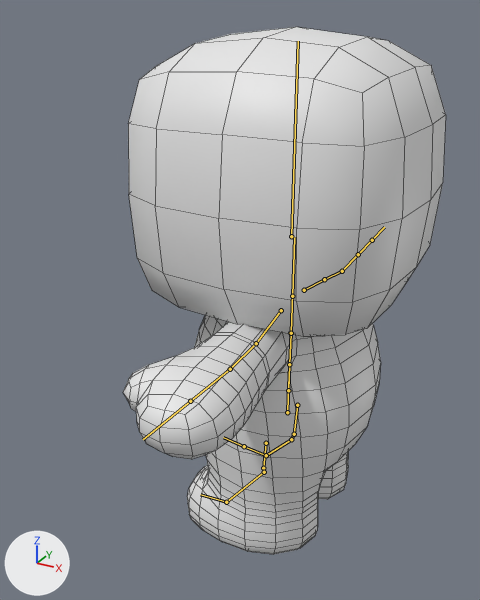
The FBX model assets/3D/models/people/char5.fbx: old version first, new version second.
Camera for both pictures: a camera (50 mm lens) standing at (0.799, -1.307, 1.611) and looking at (-0.173, 0.46, 0.727). Arrows for +X, +Y and +Z are at lower left; the lights stay in place. The picture after the commit comes second. The bones that change, and the others that lie on the model, are drawn over the model as lines. Mesh edges are drawn as thin lines.
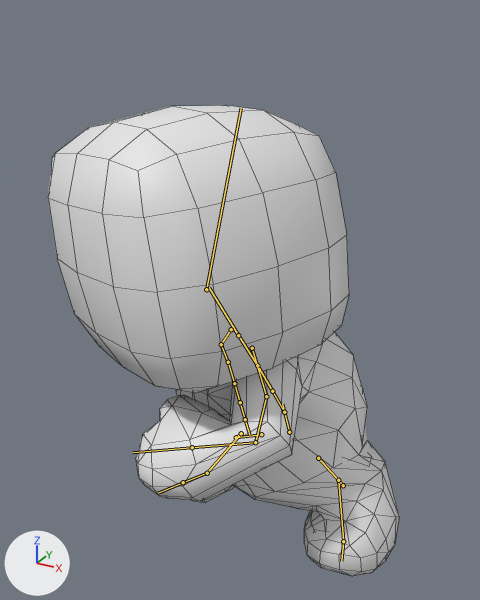
The newer file adds an action. The first version stands in its rest pose; the second is drawn at frame 6 of the action 'Armature|Armature|Armature|Armature|Armature|Armature|Armature|Armature|Armature|Armature|fail_01'.

The edits, one by one:
Bone 'mixamorig:Hips' (bone_mixamorig_hips) moves from (0.0, 0.0, 0.0) to (3.0, -34.0, -2.0).
Bone 'mixamorig:Hips' (bone_mixamorig_hips) turns from (0, 0, 0) to (32, 71, 40) degrees about its own x, y and z.
Bone 'mixamorig:Spine' (bone_mixamorig_spine) turns from (0, 0, 0) to (-6, -14, 12) degrees about its own x, y and z.
Bone 'mixamorig:Spine1' (bone_mixamorig_spine1) turns from (0, 0, 0) to (-2, -4, 1) degrees about its own x, y and z.
Bone 'mixamorig:Spine2' (bone_mixamorig_spine2) turns from (0, 0, 0) to (-2, -4, 1) degrees about its own x, y and z.
Bone 'mixamorig:Neck' (bone_mixamorig_neck) turns from (0, 0, 0) to (0, 3, -1) degrees about its own x, y and z.
Bone 'mixamorig:Head' (bone_mixamorig_head) turns from (0, 0, 0) to (-7, 21, -48) degrees about its own x, y and z.
Bone 'mixamorig:LeftShoulder' (bone_mixamorig_leftshoulder) turns from (0, 0, 0) to (13, 3, 22) degrees about its own x, y and z.
Bone 'mixamorig:LeftArm' (bone_mixamorig_leftarm) turns from (0, 0, 0) to (2, -7, 23) degrees about its own x, y and z.
Bone 'mixamorig:LeftForeArm' (bone_mixamorig_leftforearm) turns from (0, 0, 0) to (2, -7, 80) degrees about its own x, y and z.
Bone 'mixamorig:RightShoulder' (bone_mixamorig_rightshoulder) turns from (0, 0, 0) to (25, 0, -14) degrees about its own x, y and z.
Bone 'mixamorig:RightArm' (bone_mixamorig_rightarm) turns from (0, 0, 0) to (28, 21, 14) degrees about its own x, y and z.
Bone 'mixamorig:RightForeArm' (bone_mixamorig_rightforearm) turns from (0, 0, 0) to (6, 0, 4) degrees about its own x, y and z.
Bone 'mixamorig:LeftUpLeg' (bone_mixamorig_leftupleg) turns from (0, 0, 0) to (59, -18, -23) degrees about its own x, y and z.
Bone 'mixamorig:LeftLeg' (bone_mixamorig_leftleg) turns from (0, 0, 0) to (-168, 38, 7) degrees about its own x, y and z.
Bone 'mixamorig:LeftFoot' (bone_mixamorig_leftfoot) turns from (0, 0, 0) to (101, -1, 45) degrees about its own x, y and z.
Bone 'mixamorig:LeftToeBase' (bone_mixamorig_lefttoebase) turns from (0, 0, 0) to (17, -2, 3) degrees about its own x, y and z.
Bone 'mixamorig:RightUpLeg' (bone_mixamorig_rightupleg) turns from (0, 0, 0) to (-71, -6, -45) degrees about its own x, y and z.
Bone 'mixamorig:RightLeg' (bone_mixamorig_rightleg) turns from (0, 0, 0) to (-134, -59, -35) degrees about its own x, y and z.
Bone 'mixamorig:RightFoot' (bone_mixamorig_rightfoot) turns from (0, 0, 0) to (132, -5, -3) degrees about its own x, y and z.

Changed parts and their boxes [x1, y1, x2, y2] in the pictures (480 x 600 px):
'Cube.001', posed (9% wider, 11% shorter)
    before: [123, 27, 446, 554]
    after: [48, 105, 399, 576]
bone 'mixamorig:Hips', root to tip
    before: (287, 412) to (288, 381)
    after: (289, 432) to (282, 404)
bone 'mixamorig:Spine', root to tip
    before: (288, 390) to (289, 364)
    after: (284, 412) to (272, 391)
bone 'mixamorig:Spine1', root to tip
    before: (289, 364) to (291, 333)
    after: (272, 391) to (257, 365)
bone 'mixamorig:Spine2', root to tip
    before: (291, 333) to (292, 292)
    after: (257, 365) to (237, 333)
bone 'mixamorig:Neck', root to tip
    before: (292, 296) to (294, 237)
    after: (238, 335) to (209, 287)
bone 'mixamorig:Head', root to tip
    before: (291, 236) to (298, 41)
    after: (206, 289) to (241, 108)
bone 'mixamorig:LeftShoulder', root to tip
    before: (281, 310) to (256, 343)
    after: (252, 348) to (266, 396)
bone 'mixamorig:LeftArm', root to tip
    before: (256, 343) to (230, 369)
    after: (266, 396) to (255, 442)
bone 'mixamorig:LeftForeArm', root to tip
    before: (230, 369) to (190, 401)
    after: (255, 442) to (192, 447)
bone 'mixamorig:RightShoulder', root to tip
    before: (304, 290) to (324, 279)
    after: (231, 329) to (221, 344)
bone 'mixamorig:RightArm', root to tip
    before: (324, 279) to (342, 271)
    after: (221, 344) to (228, 362)
bone 'mixamorig:RightForeArm', root to tip
    before: (342, 271) to (358, 254)
    after: (228, 362) to (234, 383)
bone 'mixamorig:LeftUpLeg', root to tip
    before: (266, 443) to (263, 468)
    after: (318, 458) to (343, 485)
bone 'mixamorig:LeftLeg', root to tip
    before: (263, 468) to (264, 472)
    after: (343, 485) to (338, 480)
bone 'mixamorig:LeftFoot', root to tip
    before: (264, 472) to (226, 502)
    after: (338, 480) to (343, 541)
bone 'mixamorig:LeftToeBase', root to tip
    before: (226, 502) to (200, 494)
    after: (343, 541) to (341, 561)
bone 'mixamorig:RightUpLeg', root to tip
    before: (297, 405) to (294, 434)
    after: (261, 434) to (236, 437)
bone 'mixamorig:RightLeg', root to tip
    before: (294, 434) to (291, 439)
    after: (236, 437) to (241, 433)
bone 'mixamorig:RightFoot', root to tip
    before: (291, 439) to (266, 455)
    after: (241, 433) to (207, 473)
